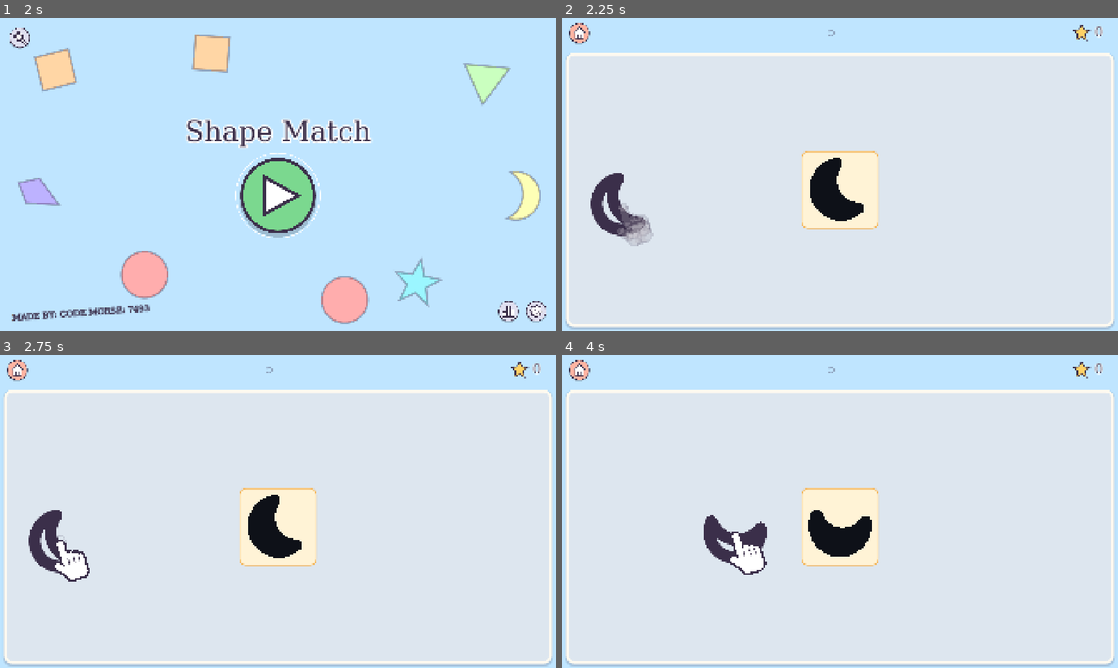
Above: before the commit, frames 1-4 (two rows, left to right).
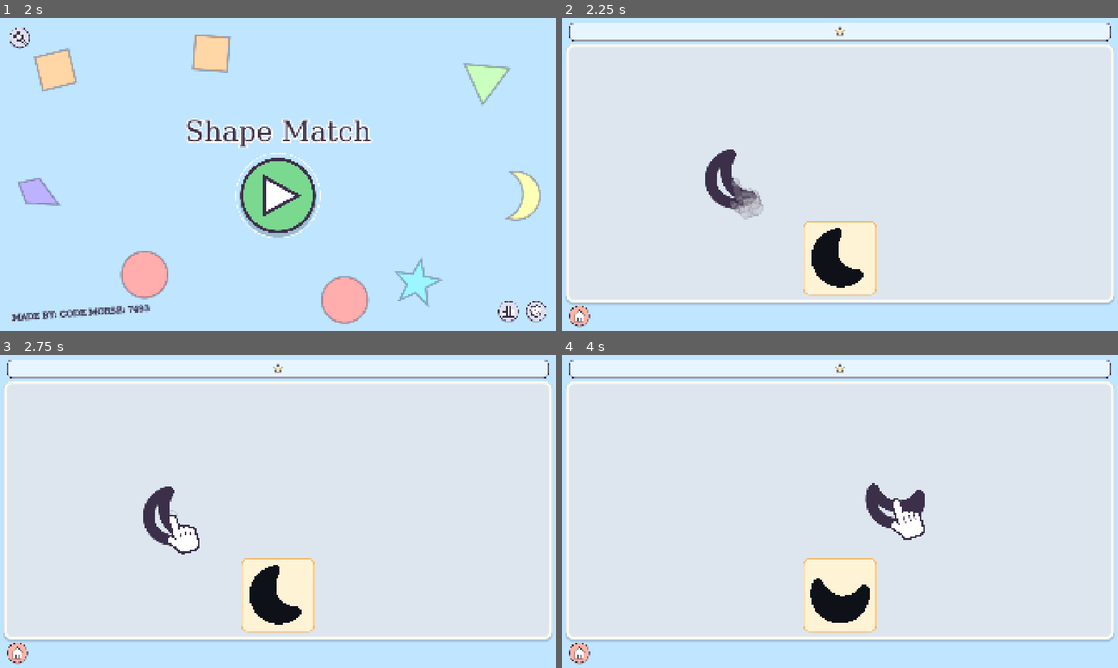
Above: after the commit, the same moments.

Repository: ooooonnnnn/Colorblind-Shape-Match
Game: Godot game, scene res://splash.tscn
Two runs of this game, one before a commit and one after it. Both use one fixed random seed, a clock stepped at 60 frames per second and the inputs below.
Inputs (mouse positions are in pixels of both pictures, inside the frame that each line leads up to; where the layout moved, square brackets give the same spot in the first picture):
- Up to frame 1 (2 s): tap Enter (ui_accept) at 0.5, 0.77 s; move the mouse to (400, 158) at 0.52 s; click (400, 158) at 0.67 s; drag from (166, 190) to (250, 237) at 1.27 s
- Up to frame 2 (2.25 s): click (840, 196) at 2 s
- Up to frame 3 (2.75 s): no input
- Up to frame 4 (4 s): click (578, 652) [578, 370] at 2.75 s; click (840, 533) at 3.5 s

Frame 1 is identical in both runs. In frame 2, 27% of the frame differs, in the area x 0-100%, y 1-100%; in frame 3, 27%; in frame 4, 27%.

Commit message:
Try a new level layout: holes along the bottom, star bar on top, timer below
The holes' tray sits along the bottom of the board and pieces start only
above it. The progress pips and score counter make way for a bar across the
top with one star cell per piece, which fills yellow as pieces are placed.
Home and the timer move to a footer under the board.

Co-Authored-By: Claude Opus 5.5 <noreply@anthropic.com>

Diff:
--- a/main.tscn
+++ b/main.tscn
@@ -7,8 +7,7 @@
 [ext_resource type="AudioStream" uid="uid://baeehieot3i2d" path="res://sounds/chime.mp3" id="5_chime"]
 [ext_resource type="Script" uid="uid://dhh6gk80oqxcv" path="res://scripts/dots.gd" id="6_dots"]
 [ext_resource type="Script" uid="uid://ck28mptikwo1r" path="res://scripts/toy_button.gd" id="7_toy_button"]
-[ext_resource type="Script" uid="uid://bqjdmps8ymcyf" path="res://scripts/progress_pips.gd" id="8_pips"]
-[ext_resource type="Script" uid="uid://bbdwp6n1qnx" path="res://scripts/star_badge.gd" id="9_star"]
+[ext_resource type="Script" uid="uid://eokuy767jq5f" path="res://scripts/star_bar.gd" id="8_stars"]
 [ext_resource type="Script" uid="uid://00jnqgabn85w" path="res://scripts/effects.gd" id="10_effects"]
 [ext_resource type="AudioStream" uid="uid://clkiv064ygbq2" path="res://sounds/pop.wav" id="11_pop"]
 [ext_resource type="AudioStream" uid="uid://hvlt77h46w57" path="res://sounds/boing.wav" id="12_boing"]
@@ -72,45 +71,13 @@
 offset_top = 16.0
 offset_right = 664.0
 offset_bottom = 800.0
-theme_override_constants/separation = 12
+theme_override_constants/separation = 20
 
-[node name="Header" type="HBoxContainer" parent="Content" unique_id=1993112631]
-custom_minimum_size = Vector2(0, 72)
-layout_mode = 2
-theme_override_constants/separation = 16
-
-[node name="Home" type="Button" parent="Content/Header" unique_id=1003299045]
-custom_minimum_size = Vector2(72, 72)
-layout_mode = 2
-script = ExtResource("7_toy_button")
-picture = "house"
-color = Color(1, 0.705882, 0.635294, 1)
-
-[node name="Pips" type="Control" parent="Content/Header" unique_id=84079687]
-layout_mode = 2
-size_flags_horizontal = 3
-mouse_filter = 2
-script = ExtResource("8_pips")
-
-[node name="ScoreStar" type="Control" parent="Content/Header" unique_id=1624370230]
-custom_minimum_size = Vector2(60, 72)
+[node name="StarBar" type="Control" parent="Content"]
+custom_minimum_size = Vector2(0, 64)
 layout_mode = 2
 mouse_filter = 2
-script = ExtResource("9_star")
-
-[node name="ScoreValue" type="Label" parent="Content/Header" unique_id=1827014603]
-custom_minimum_size = Vector2(56, 0)
-layout_mode = 2
-theme_override_colors/font_outline_color = Color(1, 1, 1, 1)
-theme_override_constants/outline_size = 10
-theme_override_font_sizes/font_size = 44
-text = "0"
-vertical_alignment = 1
-
-[node name="TimerBar" type="Control" parent="Content" unique_id=945660209]
-custom_minimum_size = Vector2(0, 18)
-layout_mode = 2
-script = ExtResource("2_timer")
+script = ExtResource("8_stars")
 
 [node name="Board" type="Panel" parent="Content" unique_id=795404237]
 custom_minimum_size = Vector2(640, 640)
@@ -121,6 +88,25 @@
 layout_mode = 1
 mouse_filter = 2
 theme_override_styles/panel = SubResource("StyleBox_tray")
+
+[node name="Footer" type="HBoxContainer" parent="Content"]
+custom_minimum_size = Vector2(0, 72)
+layout_mode = 2
+theme_override_constants/separation = 20
+
+[node name="Home" type="Button" parent="Content/Footer" unique_id=1003299045]
+custom_minimum_size = Vector2(72, 72)
+layout_mode = 2
+script = ExtResource("7_toy_button")
+picture = "house"
+color = Color(1, 0.705882, 0.635294, 1)
+
+[node name="TimerBar" type="Control" parent="Content/Footer" unique_id=945660209]
+custom_minimum_size = Vector2(0, 32)
+layout_mode = 2
+size_flags_horizontal = 3
+size_flags_vertical = 4
+script = ExtResource("2_timer")
 
 [node name="UhUh" type="AudioStreamPlayer" parent="." unique_id=1379607861]
 stream = ExtResource("4_uh_uh")
--- a/scripts/main.gd
+++ b/scripts/main.gd
@@ -11,6 +11,7 @@
 const LEAN_RATE := 10.0      # how fast the lean follows changes in motion, per second
 const SPACING := 16.0        # px of clear space between bounding circles at the start of a level
 const TRAY_PADDING := 24.0   # px between the holes' bounding circles and the tray edge
+const TRAY_INSET := 16.0     # px between the tray and the bottom of the board
 const EDGE_GROWTH := 1.2     # pieces swell up to this when pressed, squished or picked up
 const EDGE_GAP := 16.0       # px of full-size dots kept between a piece and the board's edge
 const CHIME_STEPS := [0, 2, 4, 5, 7, 9, 11]  # major scale, in semitones
@@ -21,11 +22,9 @@
 const TUTORIAL_COLOR := Icons.INK
 
 @onready var content: VBoxContainer = $Content
-@onready var home: ToyButton = $Content/Header/Home
-@onready var pips: ProgressPips = $Content/Header/Pips
-@onready var score_star: StarBadge = $Content/Header/ScoreStar
-@onready var score_label: Label = $Content/Header/ScoreValue
-@onready var timer_bar: TimerBar = $Content/TimerBar
+@onready var home: ToyButton = $Content/Footer/Home
+@onready var star_bar: StarBar = $Content/StarBar
+@onready var timer_bar: TimerBar = $Content/Footer/TimerBar
 @onready var board: Panel = $Content/Board
 @onready var tray: Panel = $Content/Board/Tray
 @onready var uh_uh: AudioStreamPlayer = $UhUh
@@ -93,9 +92,10 @@
 
 
 func _layout() -> void:
-	# 16 px top margin, 72 px header, 18 px timer and 12 px gaps above the board,
-	# 24 px margins at the sides and below, which leaves room for its frame.
-	board_size = Vector2(maxf(size.x - 48, 200), maxf(size.y - 154, 200))
+	# 16 px margins above and below, the 64 px star bar on top and the 72 px
+	# footer (Home and the timer) below, 20 px gaps that leave room for the
+	# board's frame, and 24 px margins at the sides.
+	board_size = Vector2(maxf(size.x - 48, 200), maxf(size.y - 208, 200))
 	board.custom_minimum_size = board_size
 	content.position = Vector2(24, 16)
 	content.size = Vector2(board_size.x, 0)
@@ -115,17 +115,17 @@
 
 # ---------- Layout ----------
 
-## Pixel centers for the holes, in a row centered on the board. The gap between
+## Pixel centers for the holes, in a row centered across the board at height y. The gap between
 ## neighbours' bounding circles is wider than the widest piece, so no piece can
 ## touch two holes at once.
-func _hole_row(radii: Array[float], widest_piece: float) -> Array[Vector2]:
+func _hole_row(radii: Array[float], widest_piece: float, y: float) -> Array[Vector2]:
 	var xs: Array[float] = [0.0]
 	for i in range(1, radii.size()):
 		xs.append(xs[i - 1] + radii[i - 1] + radii[i] + widest_piece + SPACING)
 	var row_center := (xs[-1] + radii[-1] - radii[0]) / 2
 	var spots: Array[Vector2] = []
 	for x in xs:
-		spots.append(board_size / 2 + Vector2(x - row_center, 0))
+		spots.append(Vector2(board_size.x / 2 + x - row_center, y))
 	return spots
 
 
@@ -222,7 +222,7 @@
 	dots.visible = config.filter
 	dots.process_mode = Node.PROCESS_MODE_INHERIT if config.filter else Node.PROCESS_MODE_DISABLED
 	timer_bar.modulate.a = 1.0 if level_time > 0 else 0.0  # hidden, but keeps its place in the layout
-	pips.total = _left_to_clear
+	star_bar.total = _left_to_clear
 
 	var shapes := Shapes.pick(hole_count)
 	var side := ShapeView.side_for(board_size)
@@ -235,11 +235,15 @@
 	var piece_radii: Array[float] = []
 	for i in total:
 		piece_radii.append(hole_radii[i % hole_count] + outline_reach)
-	var hole_spots := _hole_row(hole_radii, hole_radii.max() * 2)
 	# Holes are drawn as big as a piece's outer edge, so the tray leaves room for that.
-	var tray_rect := _bounds(hole_spots, hole_radii).grow(outline_reach + TRAY_PADDING)
+	var tray_margin := outline_reach + TRAY_PADDING
+	var hole_y: float = board_size.y - TRAY_INSET - tray_margin - hole_radii.max()
+	var hole_spots := _hole_row(hole_radii, hole_radii.max() * 2, hole_y)
+	var tray_rect := _bounds(hole_spots, hole_radii).grow(tray_margin)
 	_place_tray(tray_rect)
-	var piece_spots := _scatter_pieces(piece_radii, tray_rect)
+	# The tray sits along the bottom, and pieces only start above it, not beside it.
+	var below_tray := Rect2(0, tray_rect.position.y, board_size.x, board_size.y - tray_rect.position.y)
+	var piece_spots := _scatter_pieces(piece_radii, below_tray)
 
 	for i in hole_count:
 		var hole := ShapeView.new()
@@ -413,7 +417,7 @@
 	p.vanish_into(p.target_hole.norm_pos)
 	play_chime()
 	if _counts(p):
-		pips.add_one()
+		star_bar.add_one()
 	# The hole pulses with a sparkle as the piece arrives.
 	var hole := p.target_hole
 	get_tree().create_timer(0.2).timeout.connect(func():
@@ -431,8 +435,6 @@
 	if _left_to_clear <= 0:
 		if not tutorial:
 			score += 1
-			score_label.text = str(score)
-			score_star.bounce()
 		end_level(true)
 
 
--- /dev/null
+++ b/scripts/star_bar.gd
@@ -0,0 +1,81 @@
+class_name StarBar
+extends Control
+## How far the level has come, as a bar across the top split into one cell per
+## piece to place. Each cell shows the star it holds; placing a piece sweeps
+## the next cell full of yellow and makes its star pop.
+
+const FILL := Color("ffd166")    # sunny yellow, as the timer bar
+const STAR := Color("ff9f43")    # warmer orange, so a won star shows on the yellow
+const WAITING := 0.45            # alpha of a star still to be won
+const DIVIDER := 2.0             # px, the lines between cells
+const SWEEP := 0.25              # seconds for the yellow to cross a cell
+
+var total := 0:
+	set(v):
+		total = v
+		_filled.clear()
+		_pops.clear()
+		queue_redraw()
+
+var _filled: Array[float] = []  # how full each won cell is, 0 to 1
+var _pops := {}  # cell index: its star's pop scale while animating
+var _bg := StyleBoxFlat.new()
+var _fill := StyleBoxFlat.new()
+var _border: StyleBoxFlat
+
+
+func _init() -> void:
+	_bg.bg_color = Color(1, 1, 1, 0.6)
+	_bg.set_border_width_all(2)
+	_bg.border_color = Icons.INK
+	_bg.set_corner_radius_all(18)
+	_fill.bg_color = FILL
+	_border = _bg.duplicate()
+	_border.draw_center = false
+
+
+## Fills the next cell, then pops its star with a little spring.
+func add_one() -> void:
+	if _filled.size() >= total:
+		return
+	var i := _filled.size()
+	_filled.append(0.0)
+	var t := create_tween()
+	t.tween_method(func(f: float):
+		_filled[i] = f
+		queue_redraw()
+	, 0.0, 1.0, SWEEP).set_trans(Tween.TRANS_SINE)
+	t.tween_method(func(s: float):
+		_pops[i] = s
+		queue_redraw()
+	, 0.6, 1.0, 0.3).set_trans(Tween.TRANS_BACK).set_ease(Tween.EASE_OUT)
+	t.tween_callback(func(): _pops.erase(i))
+
+
+func _draw() -> void:
+	var rect := Rect2(Vector2.ZERO, size)
+	draw_style_box(_bg, rect)
+	if total <= 0:
+		return
+	var cell := size.x / total
+	var r := _bg.corner_radius_top_left
+	for i in _filled.size():
+		# Only the end cells take the bar's round corners.
+		_fill.corner_radius_top_left = r if i == 0 else 0
+		_fill.corner_radius_bottom_left = r if i == 0 else 0
+		var last := i == total - 1 and _filled[i] >= 1.0
+		_fill.corner_radius_top_right = r if last else 0
+		_fill.corner_radius_bottom_right = r if last else 0
+		draw_style_box(_fill, Rect2(cell * i, 0, cell * _filled[i], size.y).grow(-1))
+	for i in range(1, total):
+		draw_line(Vector2(cell * i, 0), Vector2(cell * i, size.y), Icons.INK, DIVIDER)
+	draw_style_box(_border, rect)  # the border again, over the yellow
+	var star := minf(size.y * 0.7, cell * 0.7)
+	for i in total:
+		var c := Vector2(cell * (i + 0.5), size.y / 2)
+		if i < _filled.size() and _filled[i] >= 1.0:
+			Icons.draw(self, "star", c, star * _pops.get(i, 1.0) * 1.1, STAR)
+		else:
+			var faded := FILL
+			faded.a = WAITING
+			Icons.draw(self, "star", c, star * 0.85, faded)
Not shown, added: scripts/star_bar.gd.uid
